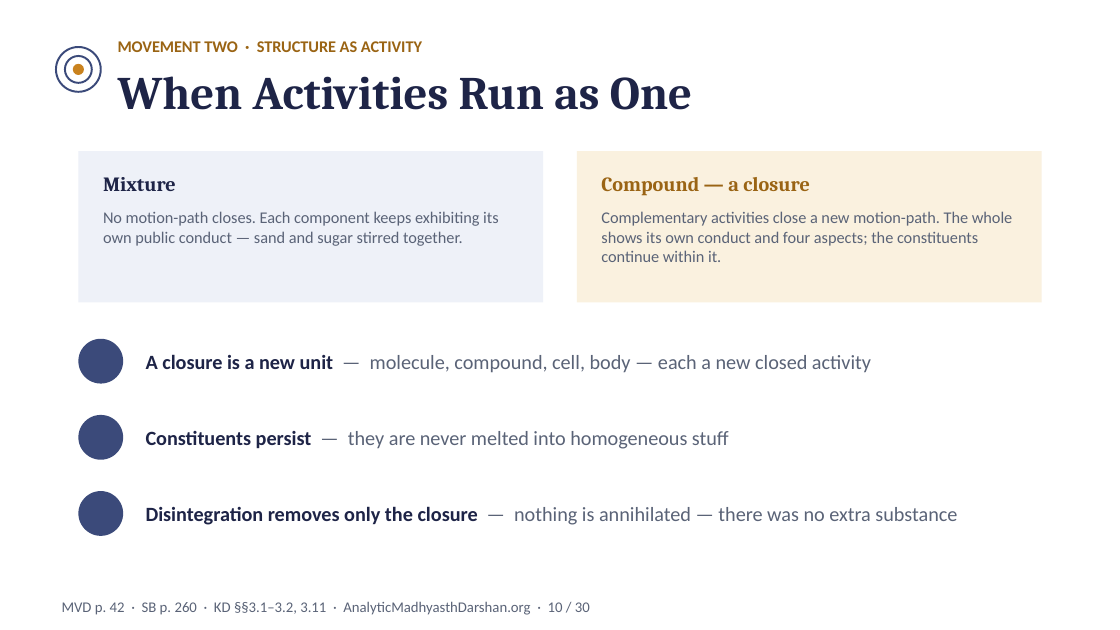
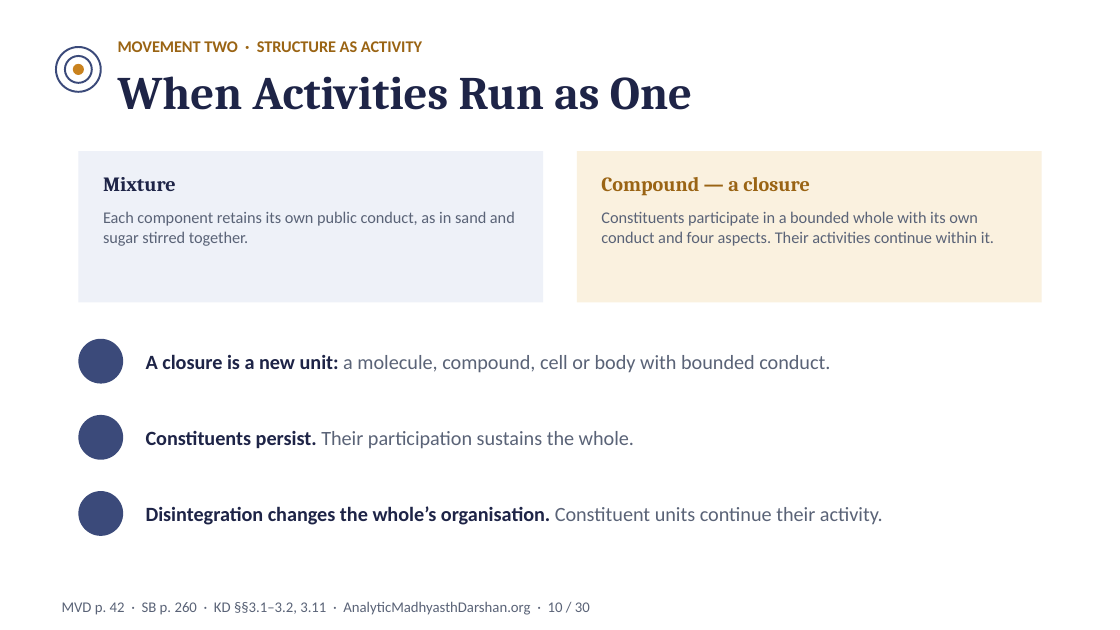
Before and after one commit to raghavamohan/AnalyticMadhyasthDarshan, a slide deck: slide 10 of Studies/A-State-Dynamic-Model-Of-Coexistence/A-State-Dynamic-Model-Of-Coexistence-Madhyasth-Darshan.pptx. Drawn at 1120x630 pixels with LibreOffice and Linux fonts; fonts in the diff are those of the drawing. Boxes give left, top, right and bottom in pixels: in the first picture for what was removed or moved away, otherwise in the second. Text is boxed around its words. In the diff, an @@ line names an element or a change of style, - is before the commit and + after.

Commit message:
Integrate Jeevan, values and awakened tradition into state-dynamic synthesis

```diff
--- a/Studies/A-State-Dynamic-Model-Of-Coexistence/A-State-Dynamic-Model-Of-Coexistence-Madhyasth-Darshan.pptx
+++ b/Studies/A-State-Dynamic-Model-Of-Coexistence/A-State-Dynamic-Model-Of-Coexistence-Madhyasth-Darshan.pptx
@@ text at (103,211,515,246): text changed @@
-No motion-path closes. Each component keeps exhibiting its own public conduct — sand and sugar stirred together.
+Each component retains its own public conduct, as in sand and sugar stirred together.
@@ text at (601,211,994,246): text changed @@
-Complementary activities close a new motion-path. The whole shows its own conduct and four aspects; the constituents continue within it.
+Constituents participate in a bounded whole with its own conduct and four aspects. Their activities continue within it.
@@ text at (146,354,830,373): text changed @@
-A closure is a new unit — molecule, compound, cell, body — each a new closed activity
+A closure is a new unit: a molecule, compound, cell or body with bounded conduct.
@@ text at (146,431,634,449): text changed @@
-Constituents persist — they are never melted into homogeneous stuff
+Constituents persist. Their participation sustains the whole.
@@ text at (146,506,883,525): text changed; text colour #5A6377 to #1E2447; bold on @@
-Disintegration removes only the closure — nothing is annihilated — there was no extra substance
+Disintegration changes the whole’s organisation. Constituent units continue their activity.
```
Also in this commit, not shown: 26 other slides changed, 1 slide added, 1 slide removed, 30 other files.
